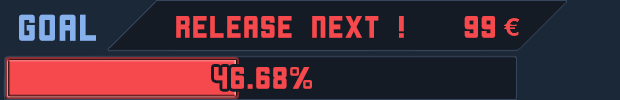
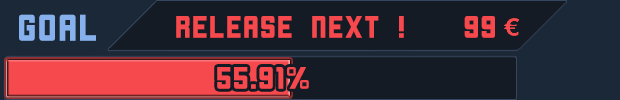
The second 620 × 100 image is a revision of the first. Changes to its layers:
renamed "46.68%" to "55.91%", painted on it over [214, 67, 312, 89]
painted on "Red Bar copy" over [7, 60, 290, 96]
